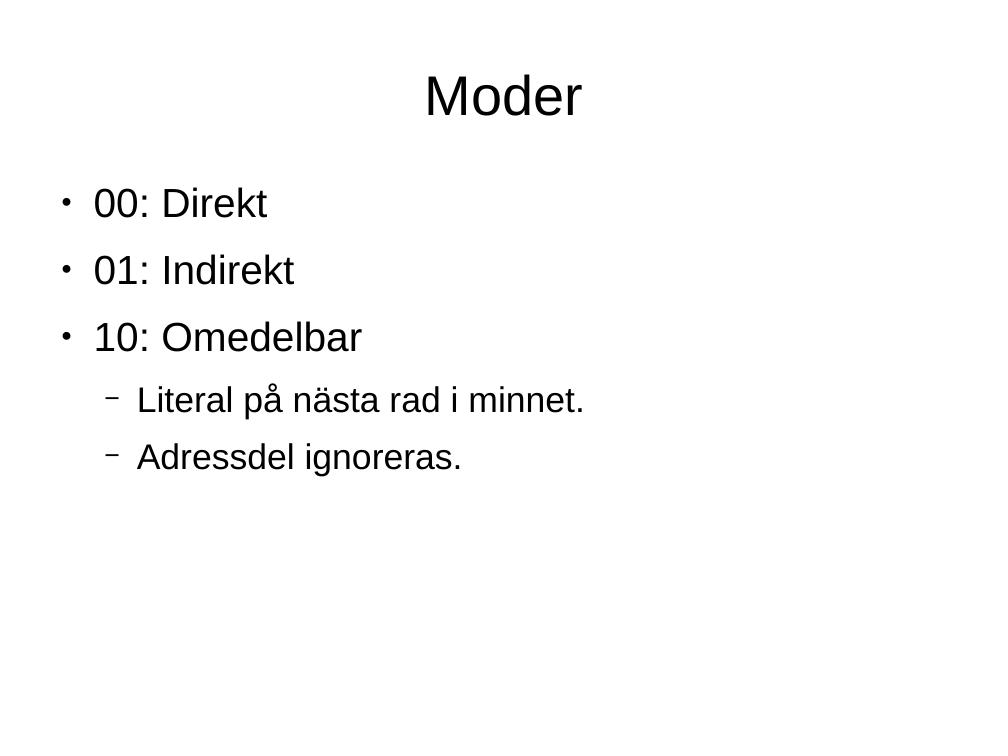
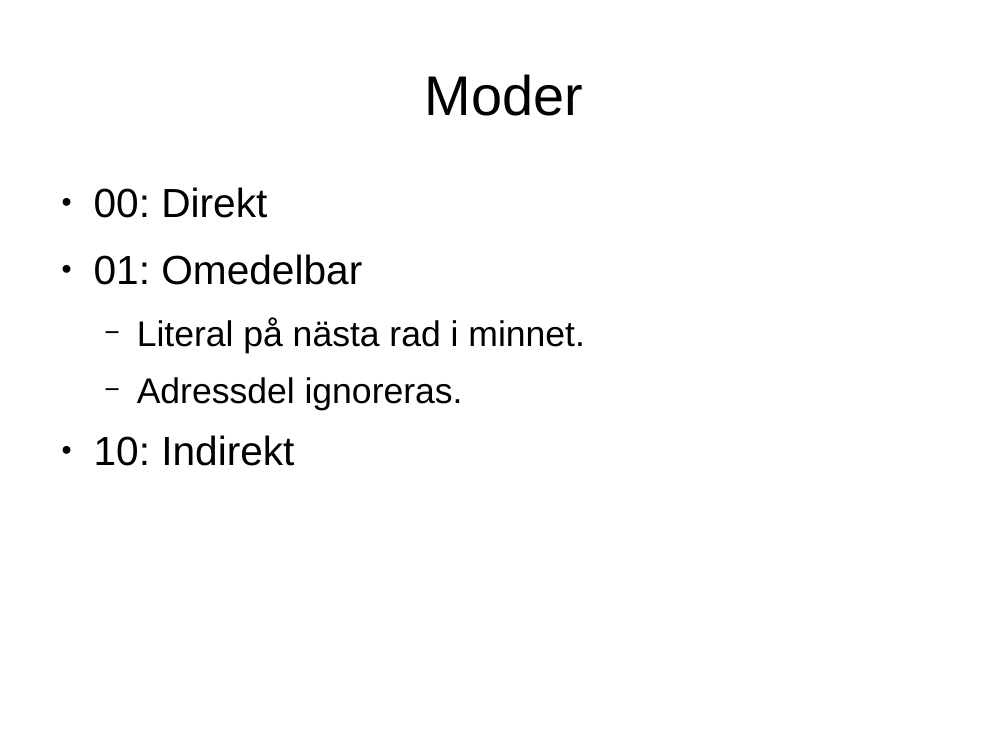
Before and after one commit to Jethro95/TSEA83_Graphing_Calculator, a slide deck: slide 11 of presentation/pp.odp. Drawn at 1008x756 pixels with LibreOffice and Linux fonts; fonts in the diff are those of the drawing. Boxes give left, top, right and bottom in pixels: in the first picture for what was removed or moved away, otherwise in the second. Text is boxed around its words. In the diff, an @@ line names an element or a change of style, - is before the commit and + after.

```diff
--- a/presentation/pp.odp
+++ b/presentation/pp.odp
@@ text at bbox=[94, 254, 362, 285]: text changed @@
-● 01: Indirekt
-● 10: Omedelbar
+● 01: Omedelbar
@@ text at bbox=[94, 435, 294, 466]: paragraph added @@
+● 10: Indirekt
```
Also in this commit, not shown: 4 other slides changed.
